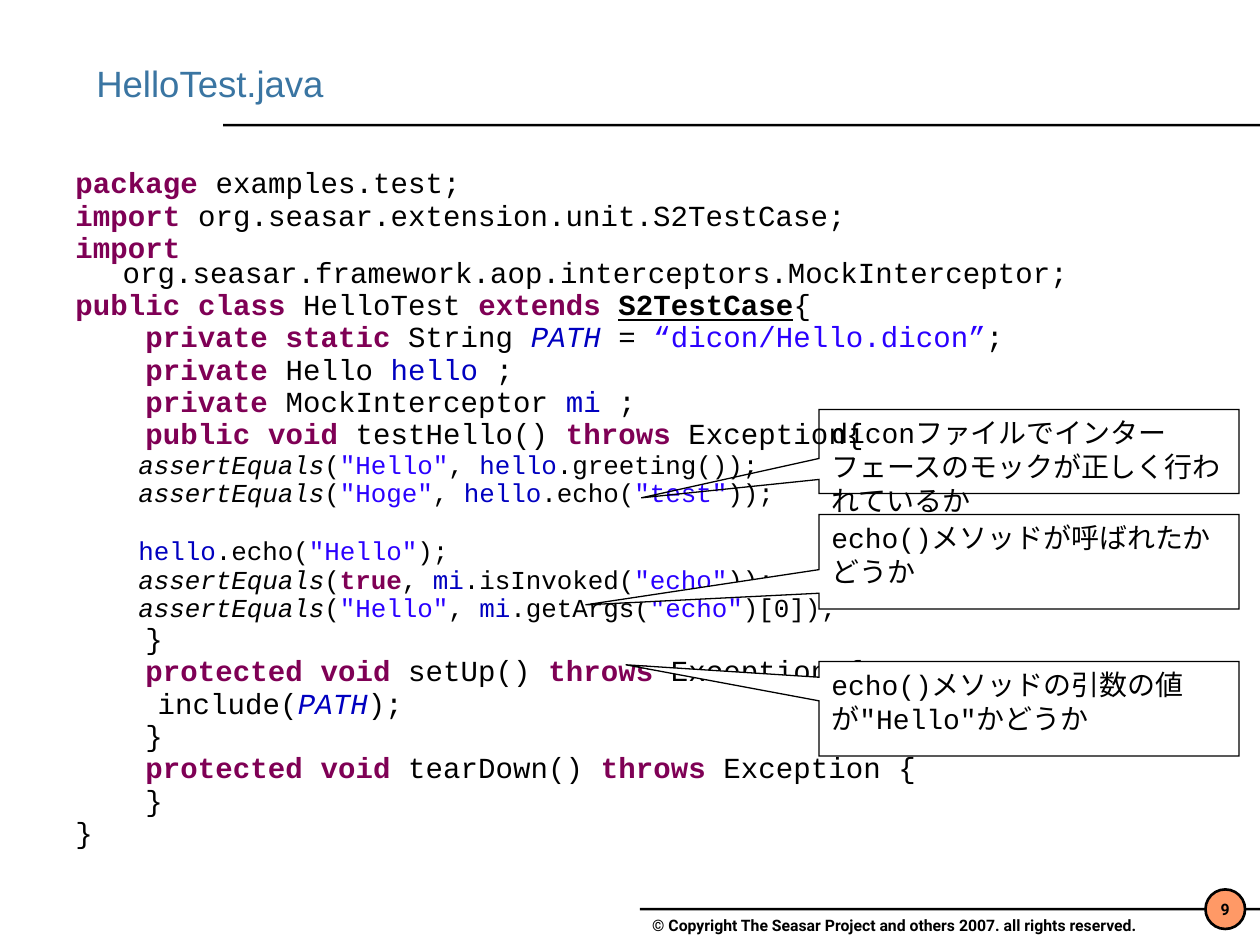
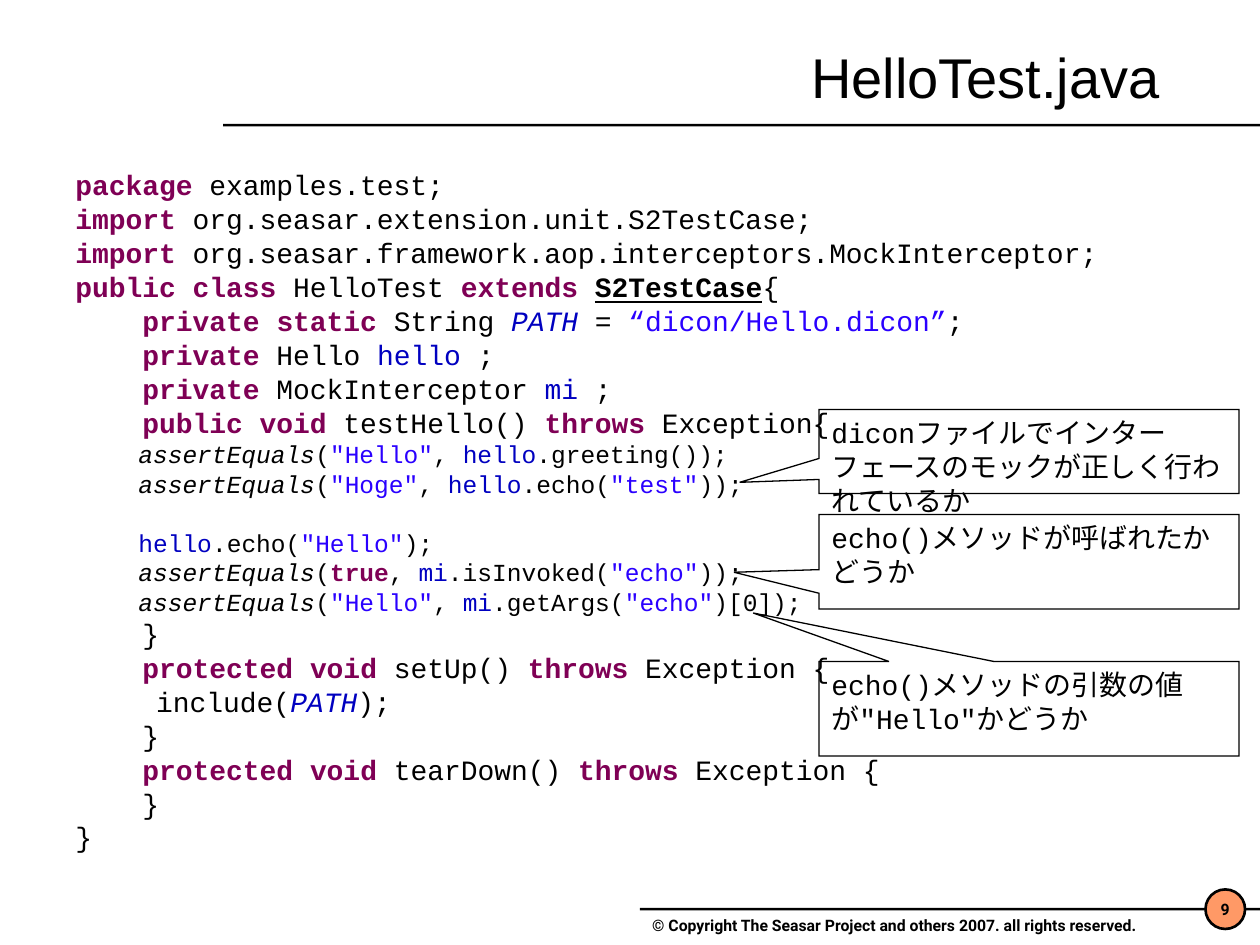
Before and after one commit to seasarorg/seasar2, a slide deck: slide 9 of seasar2_tutorial/S2Unit.ppt. Drawn at 1260x945 pixels with LibreOffice and Linux fonts; fonts in the diff are those of the drawing; background and template pictures are left out. Boxes give left, top, right and bottom in pixels: in the first picture for what was removed or moved away, otherwise in the second. Text is boxed around its words. In the diff, an @@ line names an element or a change of style, - is before the commit and + after.

Commit message:
パワーポイントのレイアウトのずれを修正。

```diff
--- a/seasar2_tutorial/S2Unit.ppt
+++ b/seasar2_tutorial/S2Unit.ppt
@@ text "HelloTest.java": place and size @@
-text "HelloTest.java" at (96, 70, 323, 104)
+text "HelloTest.java" at (811, 57, 1159, 109)
@@ text "HelloTest.java" at (811, 57, 1159, 109): size 20.9 to 32 pt, text colour #3A75A2 to #000000; line spacing 0.8 to 1; less space between paragraphs @@
@@ text "package examples.test;" at (75, 176, 1098, 786): size 16.6 to 16 pt in "package examples.test;", "import org.seasar.extension.unit.S2TestCase;", "import org.seasar.framework.aop.interceptors.MockInterceptor ...", "public class HelloTest extends S2TestCase{" and 11 more places; size 14.8 to 14 pt in "assertEquals("Hello", hello.greeting());", "assertEquals("Hoge", hello.echo("test"));", "hello.echo("Hello");", "assertEquals(true, mi.isInvoked("echo"));" and 1 more places; line spacing 0.7 to 0.8 @@
@@ speech box "diconファイルでインターフェースのモックが正しく行われているか" at (819, 410, 1239, 494): proportions changed @@
@@ speech box "echo()メソッドの引数の値が"Hello"かどうか" at (819, 662, 1239, 756): fill #FFFFFF to none; proportions changed @@
```
Also in this commit, not shown: 11 other slides changed, 3 other files.
